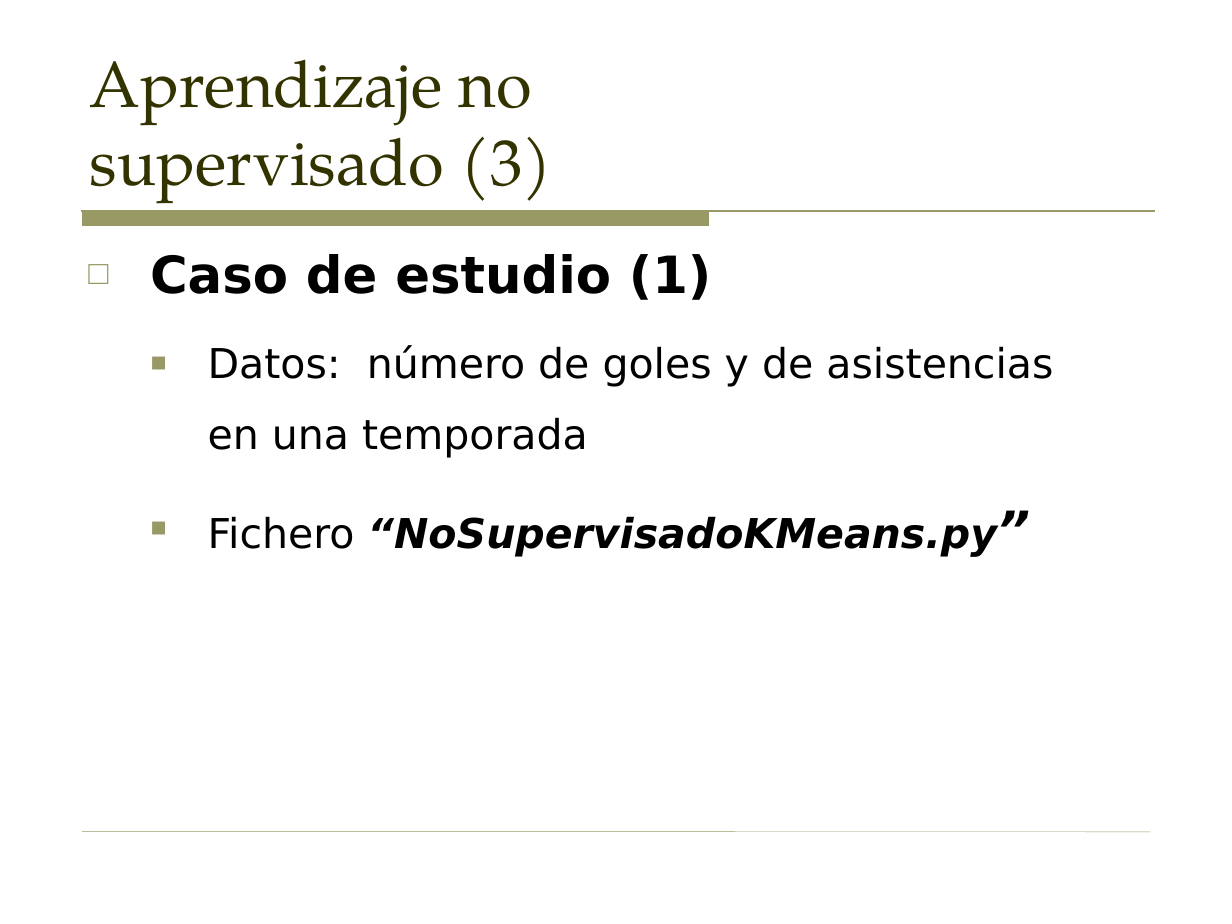
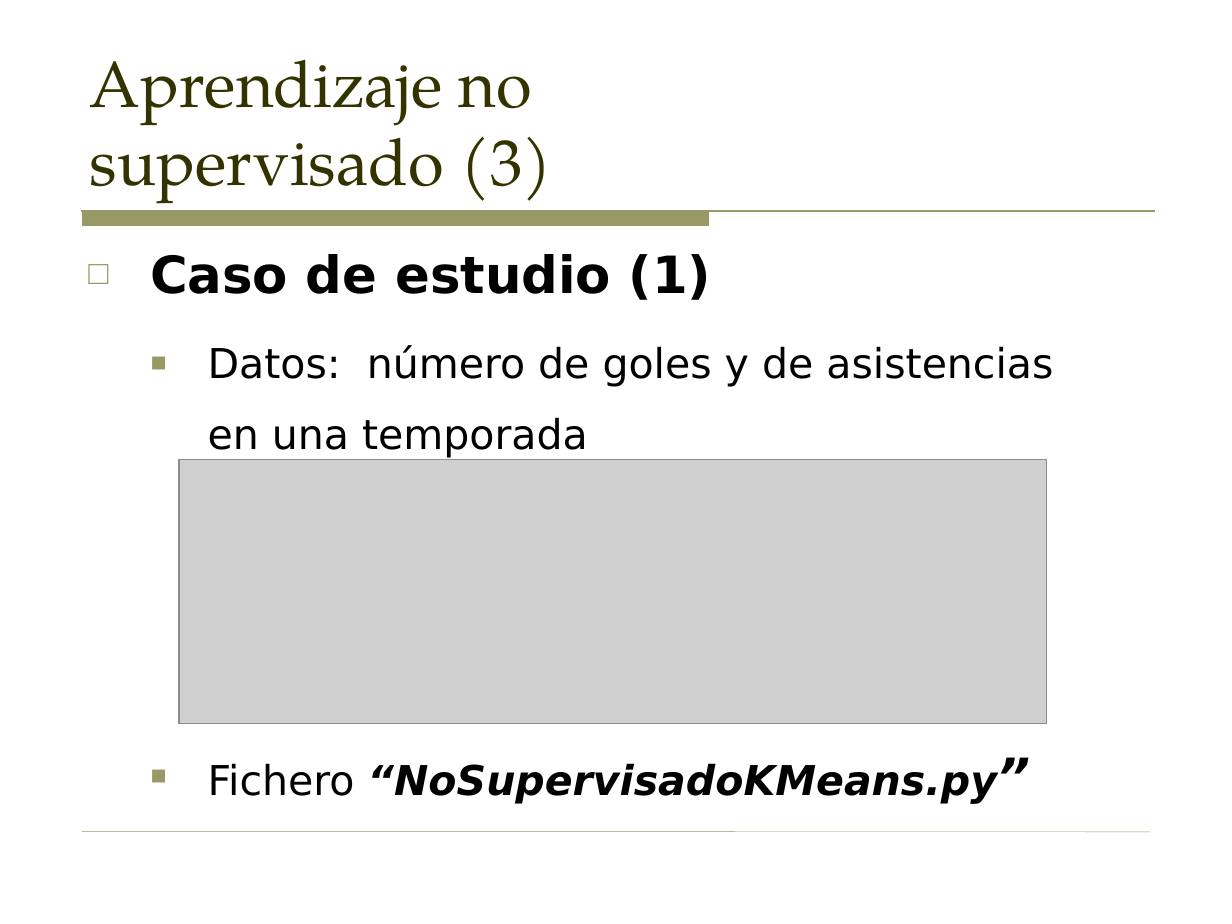
Before and after one commit to sergarb1/TallerAprendizajeAutomaticoPython, a slide deck: slide 35 of Taller - Introduccion al aprendizaje automatico (Supervisado y no supervisado).odp (slide 33 before the commit). Drawn at 1232x924 pixels with LibreOffice and Linux fonts; fonts in the diff are those of the drawing; grey boxes stand for pictures. Boxes give left, top, right and bottom in pixels: in the first picture for what was removed or moved away, otherwise in the second. Text is boxed around its words. In the diff, an @@ line names an element or a change of style, - is before the commit and + after.

```diff
--- a/Taller - Introduccion al aprendizaje automatico (Supervisado y no supervisado).odp
+++ b/Taller - Introduccion al aprendizaje automatico (Supervisado y no supervisado).odp
@@ text "Caso de estudio (1)" rewrapped from <box>150,254,1053,557</box> to <box>150,254,1053,804</box> @@
@@ picture added at <box>179,460,1046,723</box> @@
```
Also in this commit, not shown: 7 other slides changed, 2 slides added, 1 other file.
